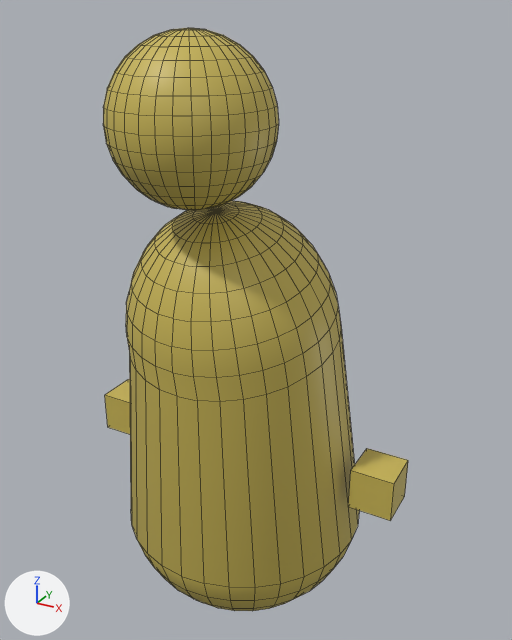
What one commit did to the Blender file Assets/Art/Models/Unit/Giant Base.blend.
Camera for both pictures: a 50 mm lens placed at (3.74, -6.51, 6.95), pointed at (0.11, 0.09, 3.65). Every picture has the same lights, and +X, +Y and +Z are marked at lower left. Mesh edges are drawn as thin lines.

In view in the first picture: 'Base', 'Left Hand', 'Right Hand'.
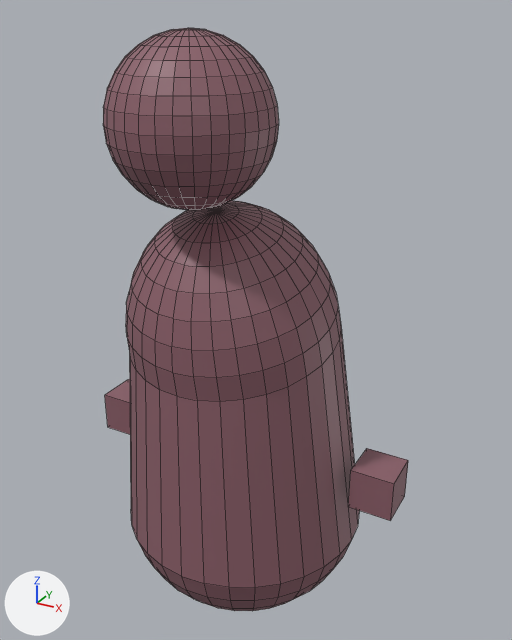
The edits, one by one:
Picture 'ColorPalette.png' (img_colorpalette_png) is new.
Material 'Material' (mat_material) changes its picture from img_palette_png to img_colorpalette_png.
me_base has 964 vertices, 1024 faces and spans x -1.47..1.47, y -1.73..1.47, z -0.15..6.8.
me_base is used by ob_base; location (0.0, 0.0, 0.0).
me_base part 1: texture (UV) coordinates of 1024 of 1024 faces, centred in x -1.41..1.41, y -1.72..1.41, z -0.13..6.79, changed; they spanned u 0.66..0.66, v 0.15..0.15 and now span u 0.62..0.62, v 0.65..0.65.
me_right_hand has 8 vertices, 6 faces and spans x -0.25..0.25, y -0.25..0.25, z -0.25..0.25.
me_right_hand is used by ob_right_hand; parent ob_base; location (-1.75, 0.0, 2.0).
me_right_hand part 2: texture (UV) coordinates of 6 of 6 faces, centred in x -0.25..0.25, y -0.25..0.25, z -0.25..0.25, changed; they spanned u 0.64..0.64, v 0.15..0.15 and now span u 0.6..0.6, v 0.63..0.63.
me_left_hand has 8 vertices, 6 faces and spans x -0.25..0.25, y -0.25..0.25, z -0.25..0.25.
me_left_hand is used by ob_left_hand; parent ob_base; location (1.75, 0.0, 2.0).
me_left_hand part 3: texture (UV) coordinates of 6 of 6 faces, centred in x -0.25..0.25, y -0.25..0.25, z -0.25..0.25, changed; they spanned u 0.67..0.67, v 0.14..0.14 and now span u 0.61..0.61, v 0.63..0.63.

Boxes (x1, y1, x2, y2) around the edits, measured in the pictures (512 x 640 px):
'Base', surface changed (yellow to brown)
    both: (103, 28, 359, 611)
'Left Hand', surface changed (yellow to brown)
    both: (349, 448, 408, 521)
'Right Hand', surface changed (yellow to brown)
    both: (105, 379, 130, 434)
